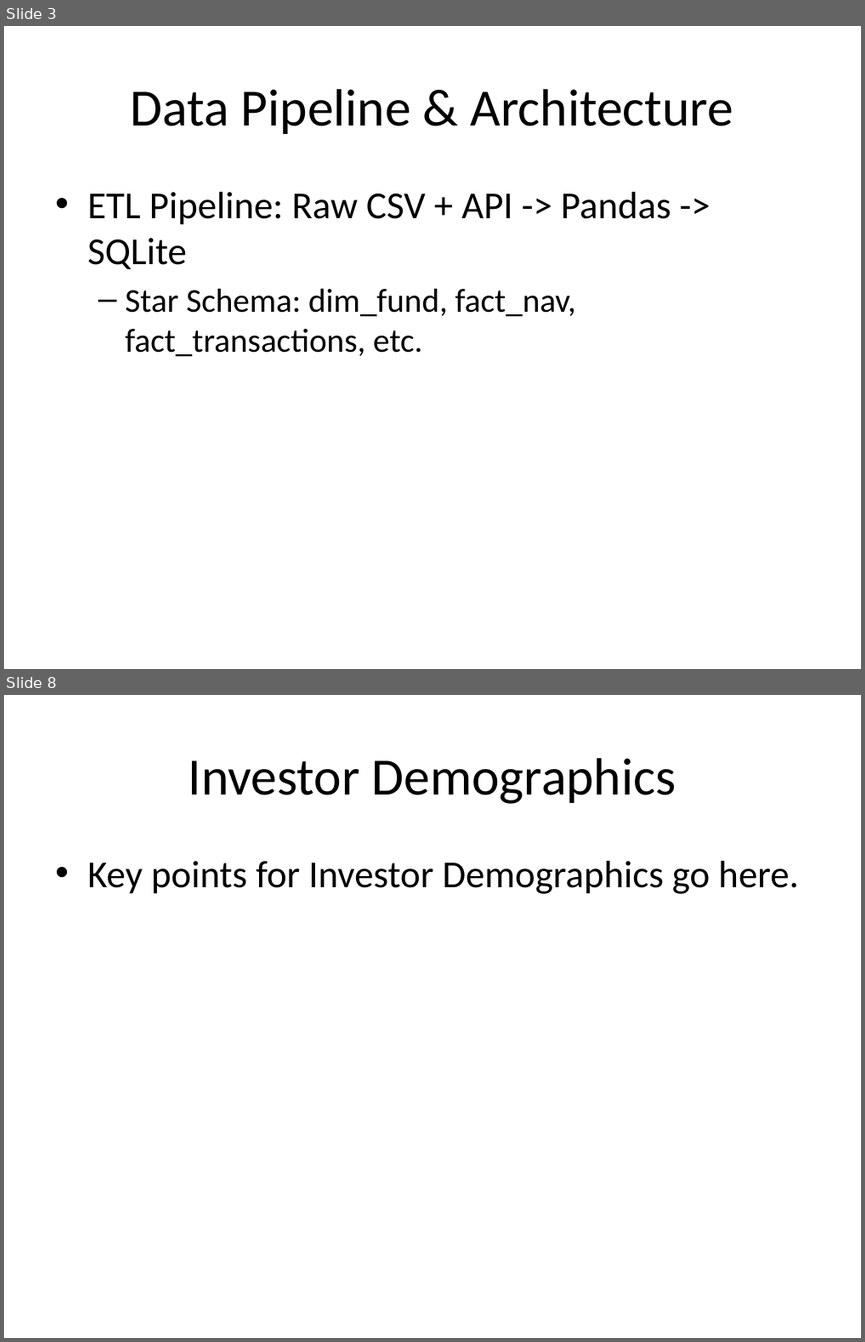
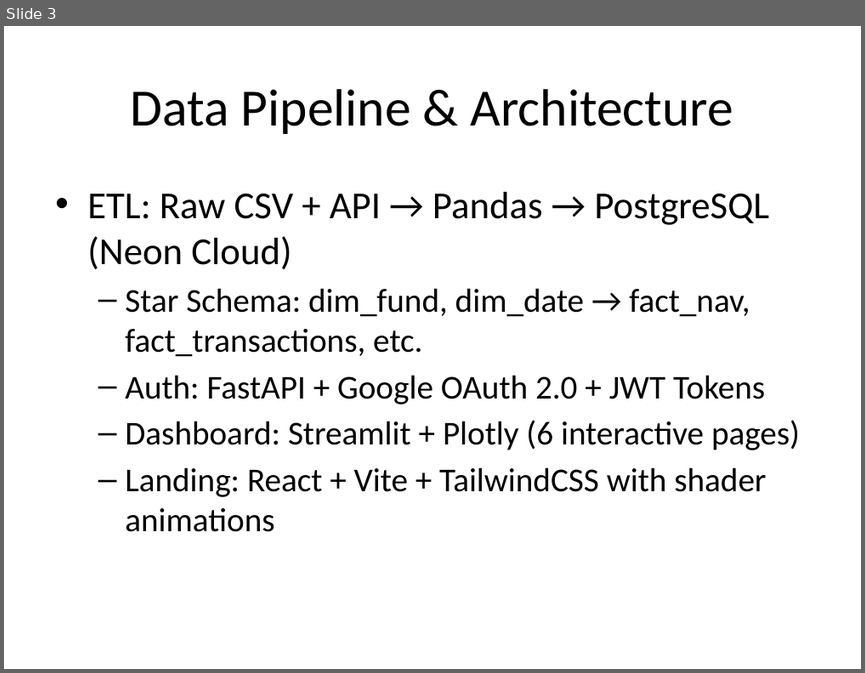
Before and after one commit to prathmeshnanda2007-sudo/MUTUAL-FUND-ANALYSIS, a slide deck: reports/Project_Presentation_Deck.pptx. Shown one above the other, each under a label of ours: slides 3 and 8 before the commit, slide 3 after it; the slides between them are not shown. The pictures are 865x1342 and 865x673 pixels, drawn with LibreOffice and Linux fonts; fonts in the diff are those of the drawing. Boxes give left, top, right and bottom in pixels: in the first picture for what was removed or moved away, otherwise in the second. Text is boxed around its words. In the diff, an @@ line names an element or a change of style, - is before the commit and + after.

Commit message:
Complete 5-phase plan: Update dashboard, landing page, reports, and secure secrets

```diff
--- a/reports/Project_Presentation_Deck.pptx
+++ b/reports/Project_Presentation_Deck.pptx
@@ slide 8 removed at box(4, 695, 861, 1338), background #FFFFFF @@
@@ title removed at box(188, 758, 676, 804) @@
-Investor Demographics
@@ text removed at box(87, 861, 798, 894) @@
-• Key points for Investor Demographics go here.
@@ slide 3 changed as well @@
@@ text at box(87, 192, 800, 532): text changed @@
-• ETL Pipeline: Raw CSV + API -> Pandas -> SQLite
-  – Star Schema: dim_fund, fact_nav, fact_transactions, etc.
+• ETL: Raw CSV + API → Pandas → PostgreSQL (Neon Cloud)
+  – Star Schema: dim_fund, dim_date → fact_nav, fact_transactions, etc.
+  – Auth: FastAPI + Google OAuth 2.0 + JWT Tokens
+  – Dashboard: Streamlit + Plotly (6 interactive pages)
+  – Landing: React + Vite + TailwindCSS with shader animations
```
Also in this commit, not shown: 5 other slides changed, 6 slides added, 5 other slides removed, 11 other files.
